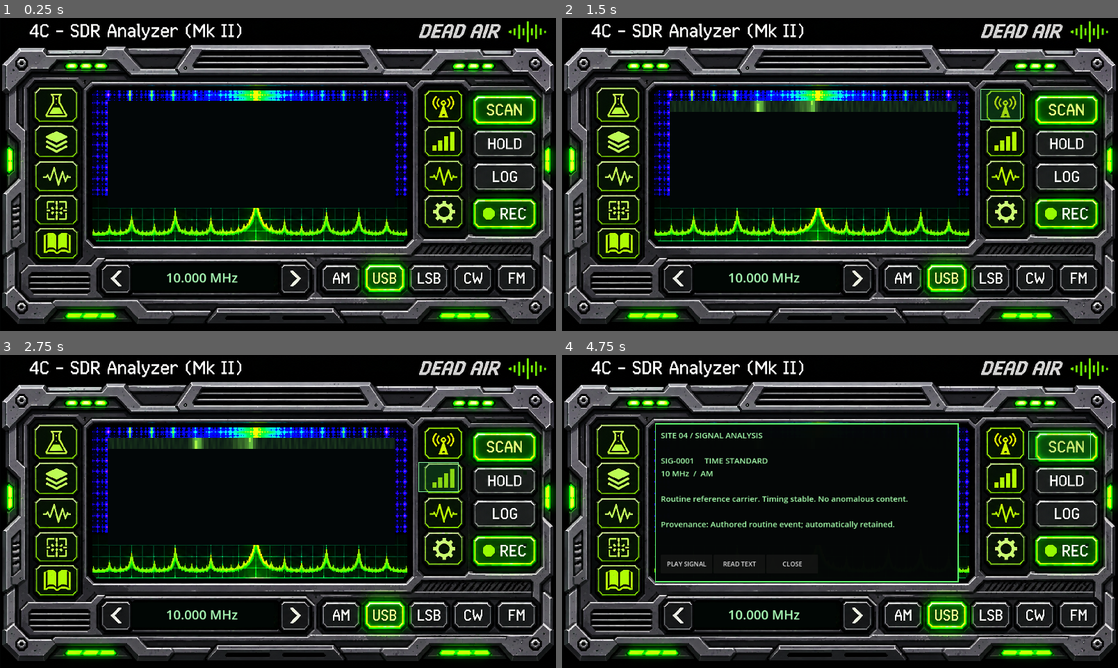
Above: before the commit, frames 1-4 (two rows, left to right).
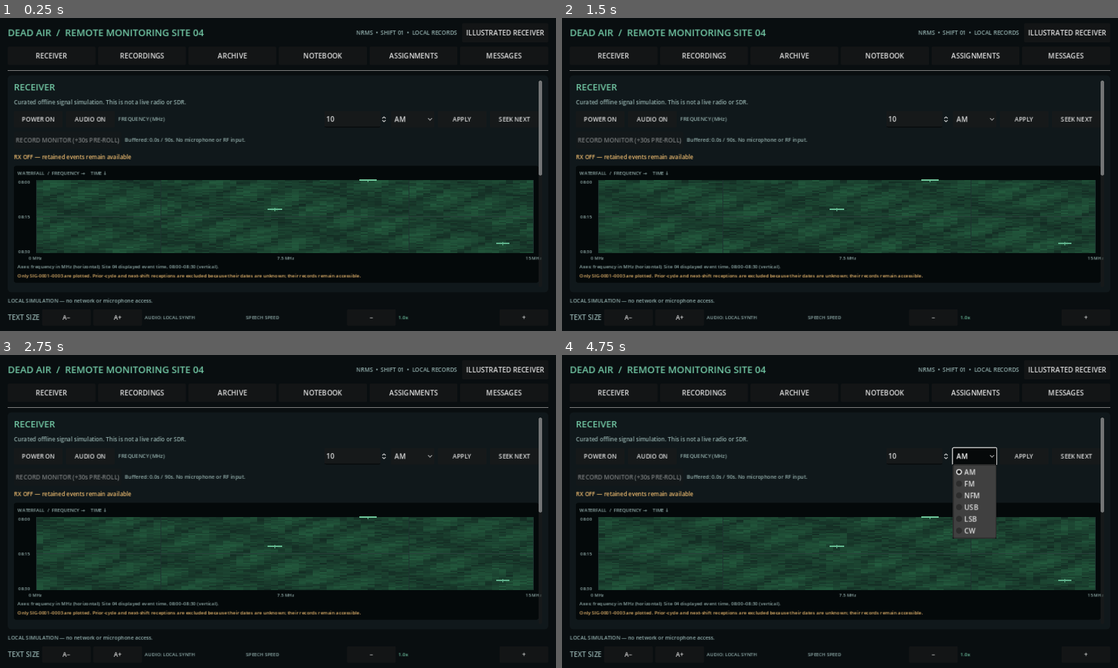
Above: after the commit, the same moments.

Repository: nuentoter/dead-air
Game: Godot game, scene res://scenes/main.tscn
Two runs of this game, one before a commit and one after it. Both use one fixed random seed, a clock stepped at 60 frames per second and the inputs below.
Inputs (mouse positions are in pixels of both pictures, inside the frame that each line leads up to):
- Up to frame 1 (0.25 s): no input
- Up to frame 2 (1.5 s): click (617, 102) at 0.52 s; click (1001, 105) at 1.27 s
- Up to frame 3 (2.75 s): click (439, 477) at 2.02 s
- Up to frame 4 (4.75 s): click (1001, 514) at 2.77 s; click (1056, 445) at 3.52 s; click (973, 455) at 4.25 s, where only the run after the commit has a clickable "AM"

The runs differ from the first frame. In frame 1, 52% of the frame differs, in the area x 0-100%, y 0-98%; in frame 2, 52%; in frame 3, 53%; in frame 4, 52%.
Error after the commit: Parse Error: Cannot infer the type of "active" variable because the value doesn't have a set type. (res://scripts/illustrated_receiver.gd:247)

Commit message:
Illuminate selected radio mode and power using receiver state

Diff:
--- a/scripts/illustrated_receiver.gd
+++ b/scripts/illustrated_receiver.gd
@@ -19,6 +19,7 @@
 var record_indicator: ColorRect
 var hold_indicator: ColorRect
 var power_button: Button
+var active_lights: Dictionary = {}
 var step_hz := 100
 var hold_display := false
 var waterfall_mode := "LIVE"
@@ -123,6 +124,7 @@
 	_hit("SIGNAL LOG", Rect2(1402, 440, 188, 85), _navigate.bind("Recordings"))
 	recording_button = _hit("RECORD / STOP", Rect2(1402, 548, 188, 85), _record)
 	hold_indicator = _indicator(Rect2(1574, 350, 9, 9))
+	active_lights["POWER"] = _indicator(Rect2(1360, 220, 10, 10))
 	record_indicator = _indicator(Rect2(1574, 566, 9, 9))
 
 	# Bottom hardware tuning arrows and modulation row.
@@ -130,6 +132,7 @@
 	_hit("TUNE UP", Rect2(833, 747, 93, 80), _tune.bind(1))
 	for item in [["AM", 970], ["USB", 1080], ["LSB", 1193], ["CW", 1304], ["FM", 1414]]:
 		_hit("MODE " + String(item[0]), Rect2(int(item[1]), 740, 104, 89), _set_mode.bind(String(item[0])))
+		active_lights[String(item[0])] = _indicator(Rect2(int(item[1]) + 45, 822, 13, 5))
 
 	# Original Mk II has no separate step keys. Cycling step is available
 	# from the receiver's lower-left speaker/grille, with tooltip feedback.
@@ -240,6 +243,9 @@
 		waterfall.signal_offset = clampf((event_frequency - freq) * 8.0, -0.38, 0.38)
 		hold_indicator.color = Color(0.25, 1.0, 0.35) if hold_display else Color(0.03, 0.11, 0.04)
 		record_indicator.color = Color(1.0, 0.16, 0.09) if host.monitor_capture.is_recording() else Color(0.03, 0.11, 0.04)
+		for key in active_lights:
+			var active := on if key == "POWER" else key == mode
+			(active_lights[key] as ColorRect).color = Color(0.26, 1.0, 0.40) if active else Color(0.025, 0.09, 0.04)
 	header_label.text = ("RX ON" if on else "RX OFF") + "   SITE 04   " + mode + "   " + _step_name() + " STEP   AGC " + ("ON" if bool(controls.get("agc", true)) else "OFF") + "   NB " + ("ON" if bool(controls.get("nb", true)) else "OFF")
 	freq_label.text = "%.3f MHz" % freq
 	event_label.text = "NRMS  SITE 04\n\nRETAINED RECORD\n" + event_id + "\n" + String(event.get("time_label", "--")) + "\n" + String(event.get("identifier", ""))
